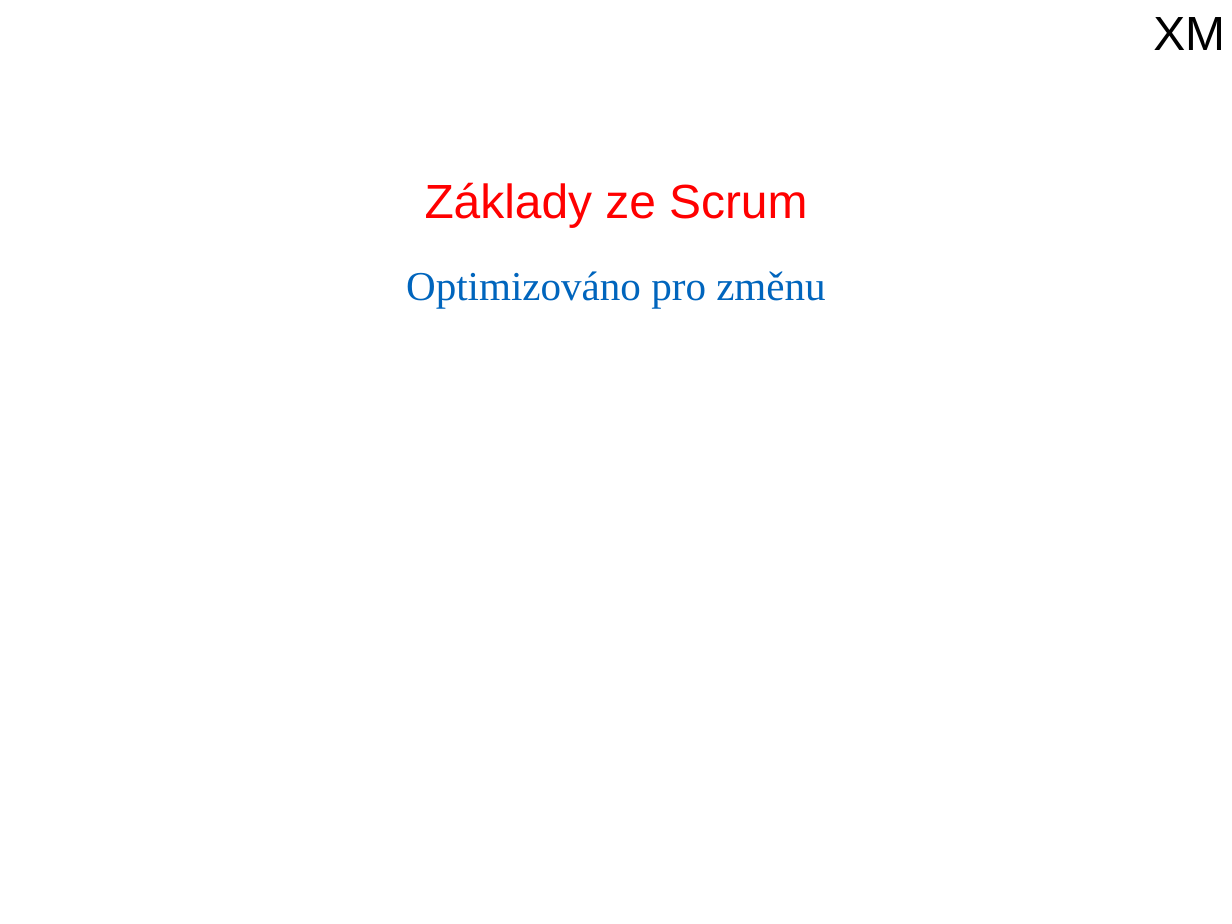
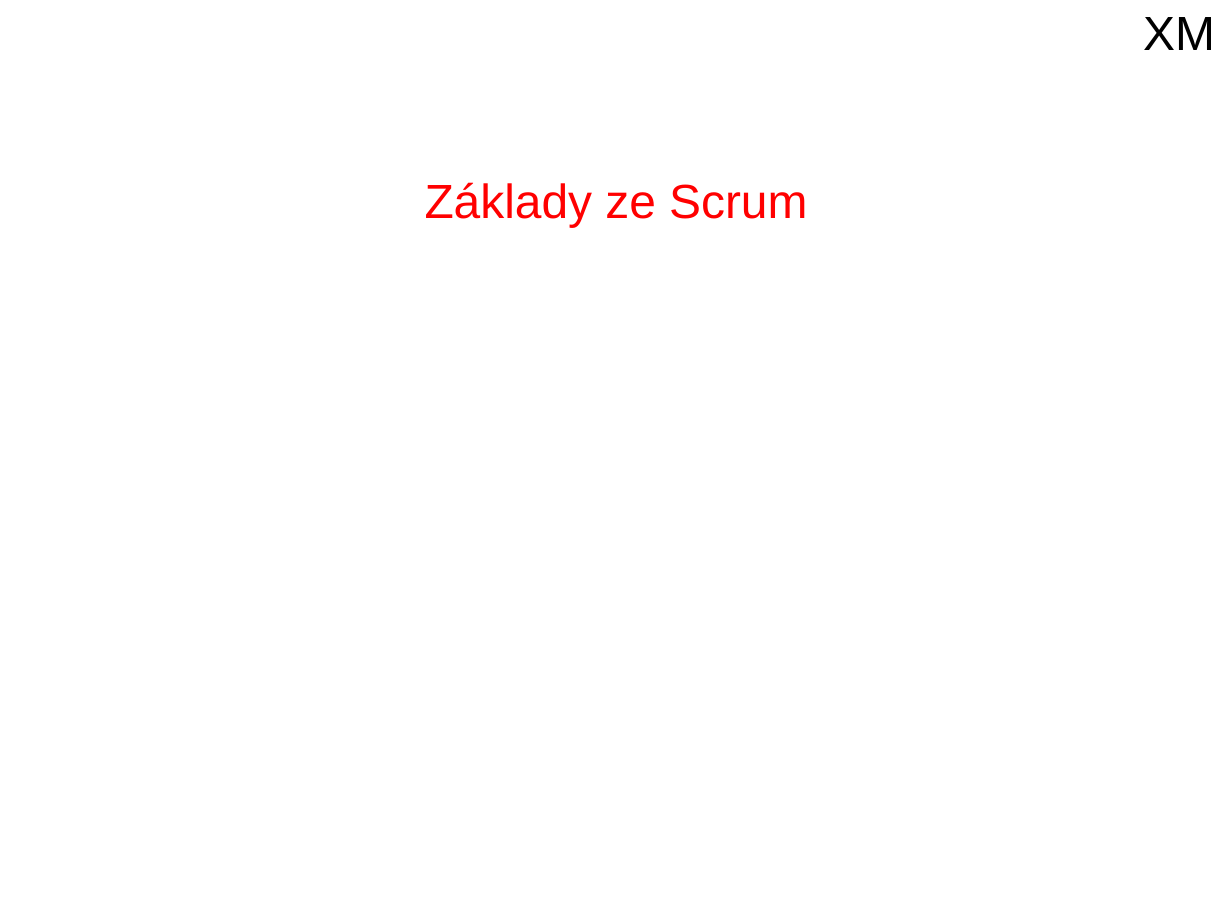
Before and after one commit to ZiipSi/tpr, a slide deck: slide 44 of source/files/prezentace_sem.pptx (slide 42 before the commit). Drawn at 1232x924 pixels with LibreOffice and Linux fonts; fonts in the diff are those of the drawing; background and template pictures are left out. Boxes give left, top, right and bottom in pixels: in the first picture for what was removed or moved away, otherwise in the second. Text is boxed around its words. In the diff, an @@ line names an element or a change of style, - is before the commit and + after.

```diff
--- a/source/files/prezentace_sem.pptx
+++ b/source/files/prezentace_sem.pptx
@@ text "XM": place and size @@
-text "XM" at box(1153, 17, 1225, 50)
+text "XM" at box(1143, 17, 1215, 50)
@@ text removed at box(406, 271, 825, 308) @@
-Optimizováno pro změnu
```
Also in this commit, not shown: 8 other slides changed, 2 slides added, 8 slides removed, 1 other file.
